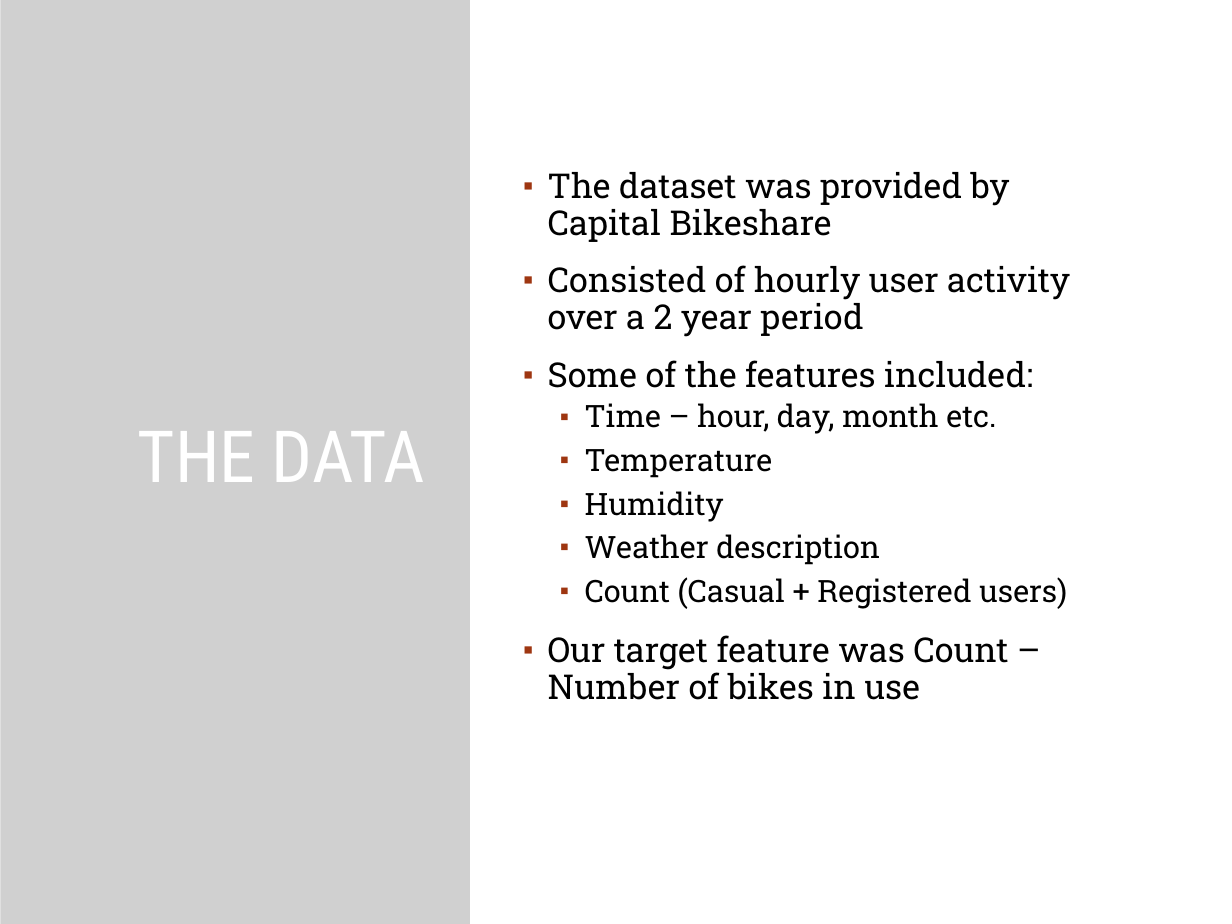
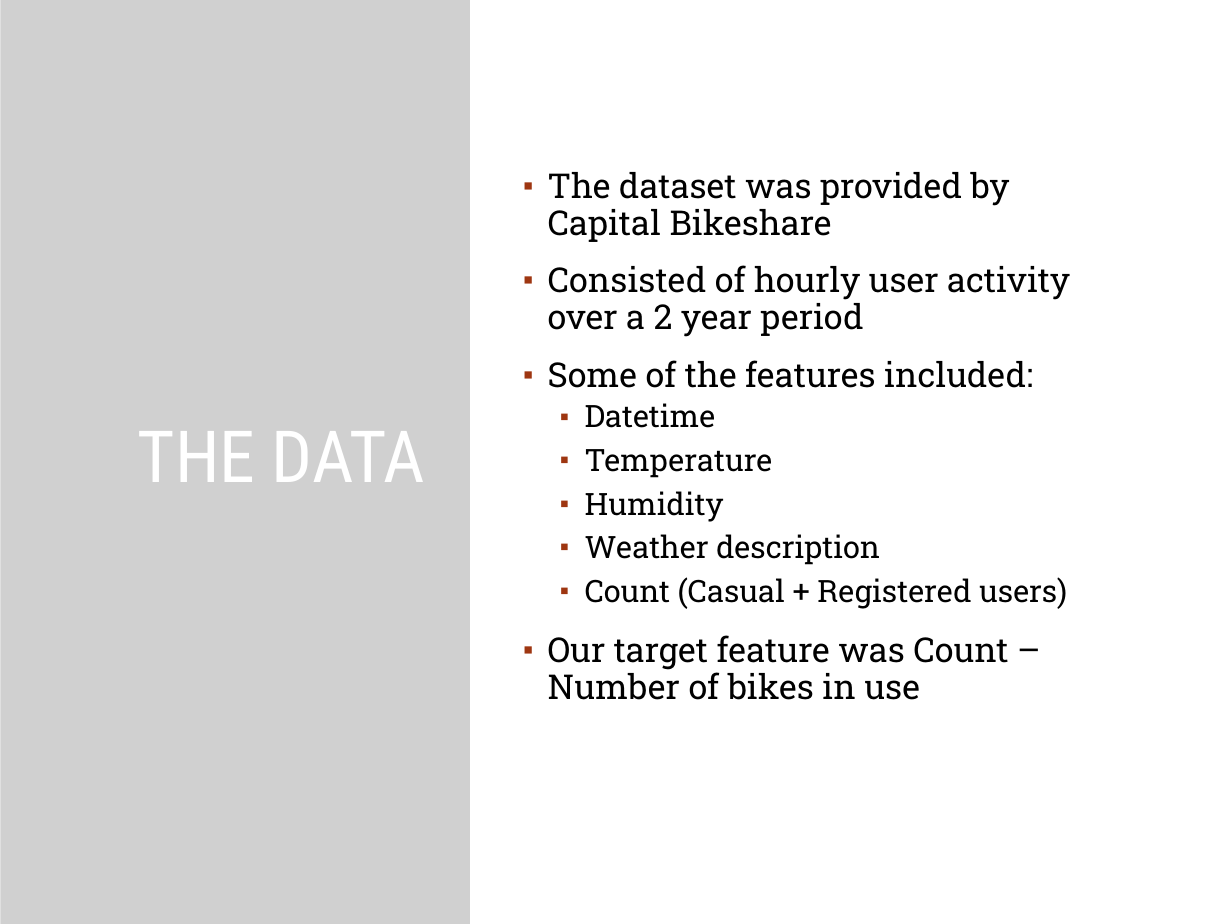
Before and after one commit to Emmet62/DAGroupProject2018, a slide deck: slide 3 of PresentationSlides_EmmetTracey17201032_DanielOByrne17205389_EoinLeMasney17205791_ConorLawlor17203166.pptx. Drawn at 1232x924 pixels with LibreOffice and Linux fonts; fonts in the diff are those of the drawing; grey boxes stand for pictures; background and template pictures are left out. Boxes give left, top, right and bottom in pixels: in the first picture for what was removed or moved away, otherwise in the second. Text is boxed around its words. In the diff, an @@ line names an element or a change of style, - is before the commit and + after.

```diff
--- a/PresentationSlides_EmmetTracey17201032_DanielOByrne17205389_EoinLeMasney17205791_ConorLawlor17203166.pptx
+++ b/PresentationSlides_EmmetTracey17201032_DanielOByrne17205389_EoinLeMasney17205791_ConorLawlor17203166.pptx
@@ text at <box>585,403,716,428</box>: text changed @@
-  ▪ Time – hour, day, month etc.
+  ▪ Datetime
```
Also in this commit, not shown: 1 other slide changed.
